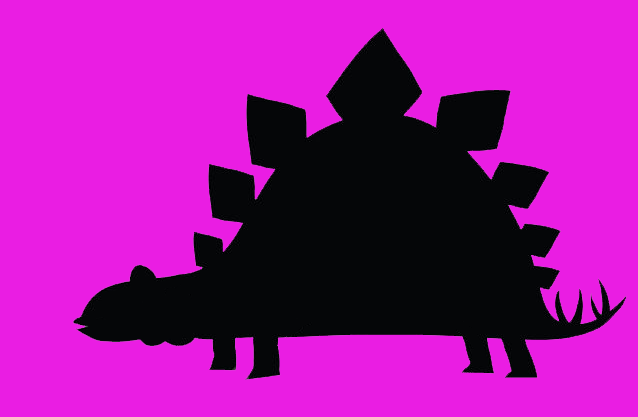
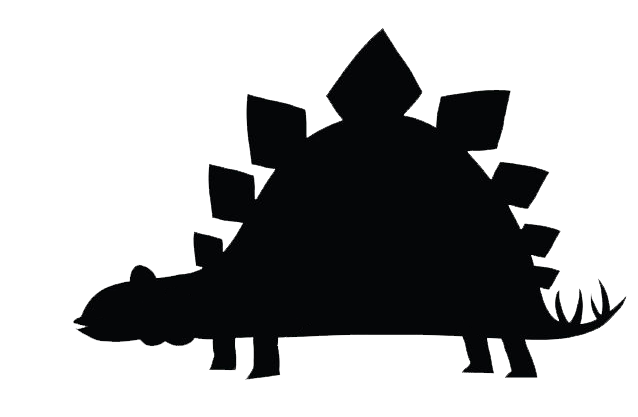
Layered file, before and after one edit (638 × 417). Changes by layer:
hid "Layer 1" over (0, 0, 638, 417)
